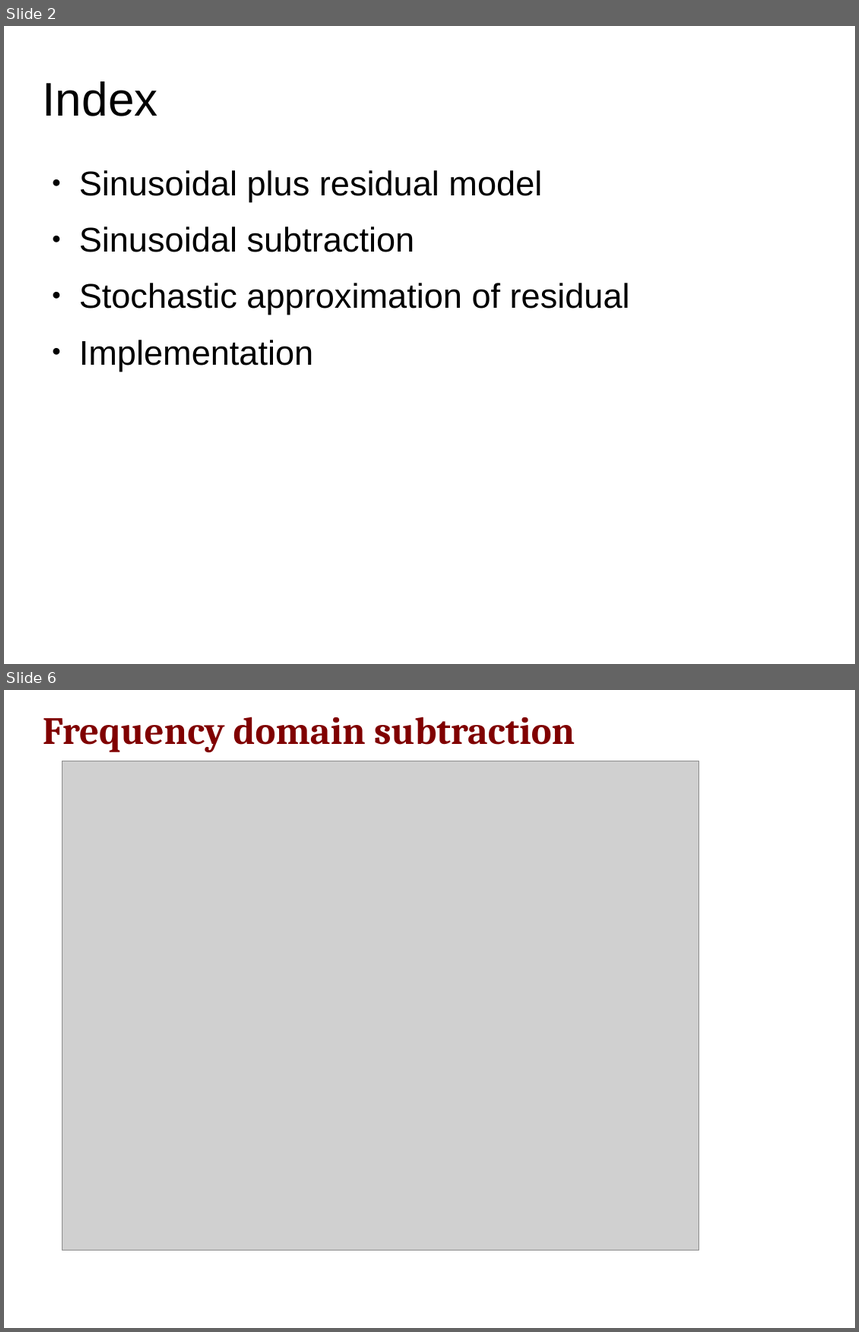
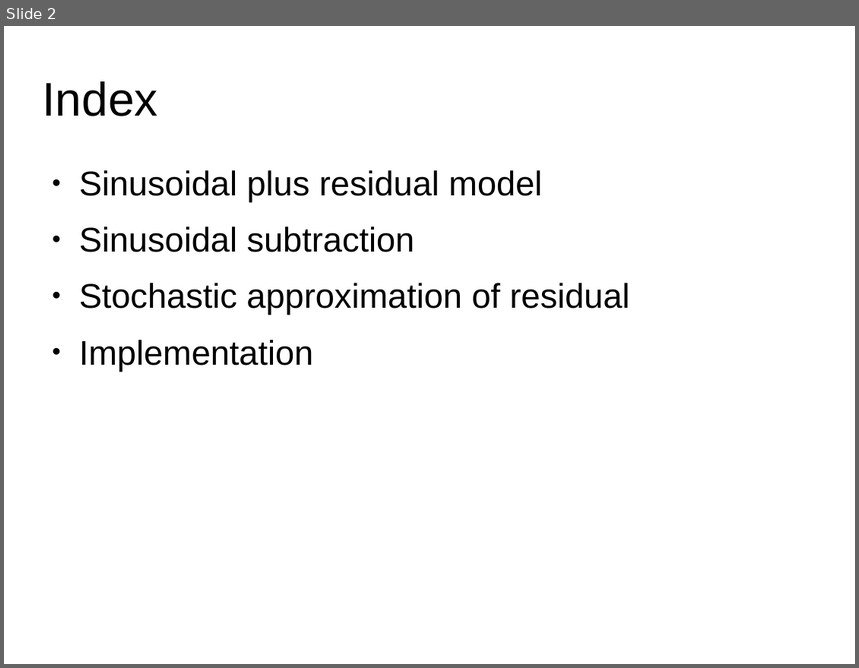
Before and after one commit to MTG/sms-tools, a slide deck: teaching-material/lectures/lect7-Sinusoidal-plus-Residual-model/7-Sinusoidal-plus-Residual-model.odp. Shown one above the other, each under a label of ours: slides 2 and 6 before the commit, slide 2 after it; the slides between them are not shown. The pictures are 859x1332 and 859x668 pixels, drawn with LibreOffice and Linux fonts; fonts in the diff are those of the drawing; grey boxes stand for pictures. Boxes give left, top, right and bottom in pixels: in the first picture for what was removed or moved away, otherwise in the second. Text is boxed around its words. In the diff, an @@ line names an element or a change of style, - is before the commit and + after.

```diff
--- a/teaching-material/lectures/lect7-Sinusoidal-plus-Residual-model/7-Sinusoidal-plus-Residual-model.odp
+++ b/teaching-material/lectures/lect7-Sinusoidal-plus-Residual-model/7-Sinusoidal-plus-Residual-model.odp
@@ slide 6 removed at box(4, 690, 855, 1328), background #FFFFFF @@
@@ title removed at box(43, 717, 575, 752) @@
-Frequency domain subtraction
@@ picture removed at box(62, 761, 699, 1251) @@
```
Also in this commit, not shown: 6 slides changed, 9 slides added, 7 other slides removed, 19 other files.
